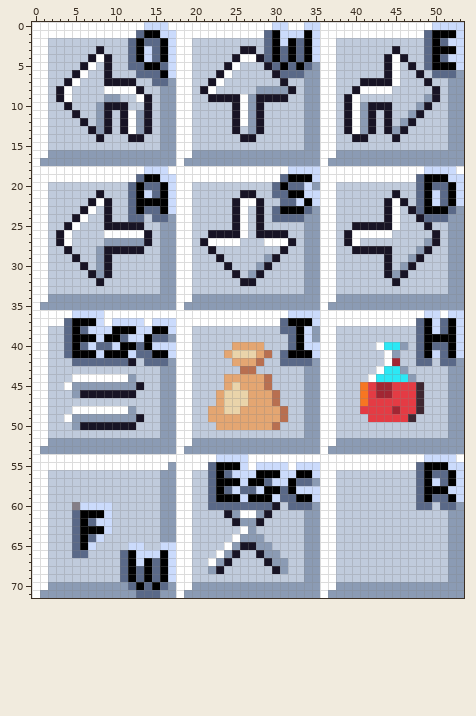
Sprite sheet -- src/client/img/crawler_buttons/buttons.png. Above, as it was before the edit.
The file is 54x72 pixels.
The same view after the edit:
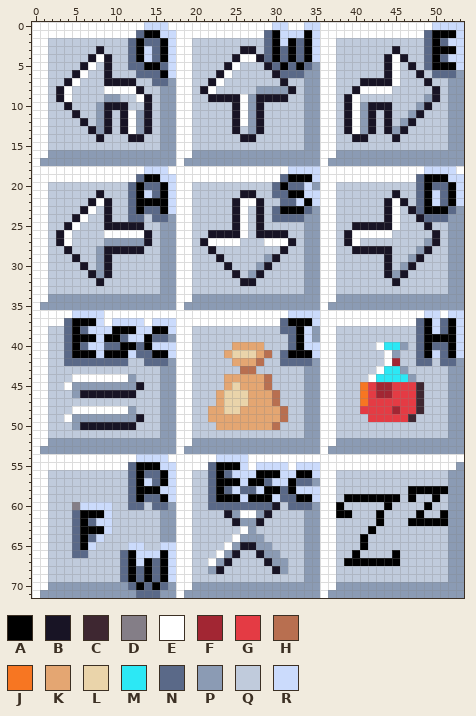
Palette (. is transparent): A #000000  B #181425  C #3e2731  D #847e87  E #ffffff  F #a22633  G #e43b44  H #b86f50  J #f77622  K #e4a672  L #ead4aa  M #2ce8f5  N #5a6988  P #8b9bb4  Q #c0cbdc  R #cbdbfc
The edit:
Colour A replaces colour E in row 55 at x 13 to 15.
Colour A replaces colour N in row 58 at x 48; in row 59 at x 50; in row 60 at x 49.
Colour A replaces colour P in rows 56 to 57 at x 16; in row 59 at x 16.
Colour A replaces colour Q in rows 56 to 57 at x 13; in row 58 at x 13 to 15 and 47; in row 59 at x 13, 39 to 45 and 47; in row 60 at x 38 and 44; in row 61 at x 38 to 39, 43, 48 and 51; in row 62 at x 43 and 47 to 51.
Colour A replaces colour Q in row 63 at x 42; in rows 64 to 65 at x 41; in row 66 at x 40 and 45; in row 67 at x 39 to 45.
Colour E replaces colour A in row 55 at x 49 to 51.
Colour E replaces colour N in row 55 at x 48.
Colour E replaces colour R in row 54 at x 49 to 52; in row 55 at x 52.
Colour N replaces colour E in row 55 at x 12.
Colour N replaces colour P in row 60 at x 16.
Colour N replaces colour Q in row 42 at x 4; in row 56 at x 12 and 14 to 15; in row 57 at x 12 and 15; in row 58 at x 12; in row 59 at x 12 and 14 to 15; in row 60 at x 12 to 13 and 15.
Colour N replaces colour R in row 40 at x 10.
Colour P replaces colour A in rows 56 to 57 at x 52; in row 59 at x 52.
Colour P replaces colour N in row 60 at x 52.
Colour P replaces colour R in rows 55 to 57 at x 53; in row 58 at x 52 to 53; in row 59 at x 53.
Colour Q replaces colour A in rows 56 to 57 at x 49; in row 59 at x 49.
Colour Q replaces colour B in row 42 at x 12.
Colour Q replaces colour N in row 56 at x 48 and 50 to 51; in row 57 at x 48 and 51; in rows 59 to 60 at x 48 and 51.
Colour Q replaces colour R in row 57 at x 50.
Colour R replaces colour E in row 54 at x 13 to 16; in row 55 at x 16.
Colour R replaces colour N in row 40 at x 8.
Colour R replaces colour P in rows 55 to 57 at x 17; in row 58 at x 16 to 17; in row 59 at x 17.
Colour R replaces colour Q in row 57 at x 14.
Changed places in both pictures, as pixel boxes (x1, y1, x2, y2):
changed: (64, 342, 136, 366)
changed: (128, 454, 176, 510)
changed: (336, 454, 464, 566)
